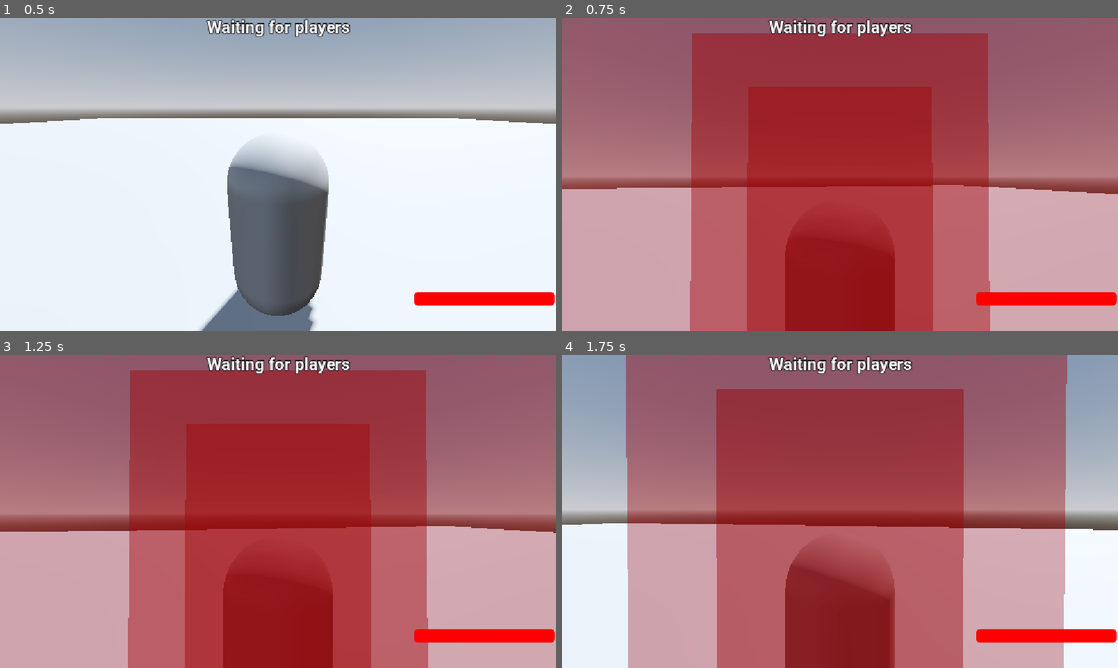
Above: before the commit, frames 1-4 (two rows, left to right).
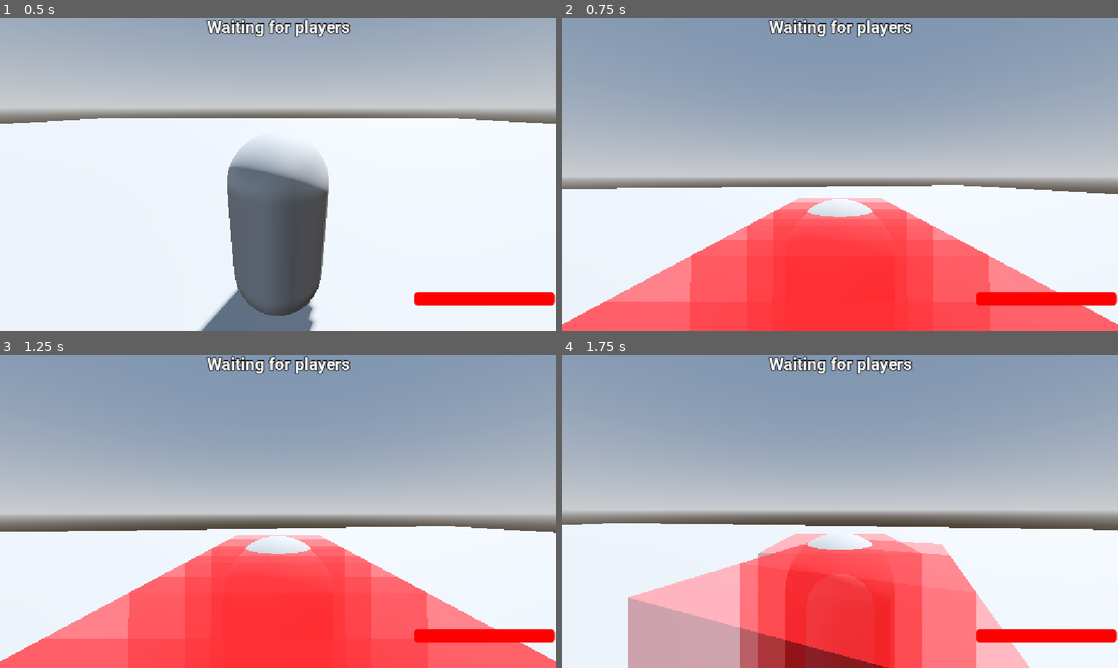
Above: after the commit, the same moments.

Repository: Virus01Official/forgotten_rewrite
Game: Godot game, scene res://main.tscn
The game is run twice, just before and just after one commit, with the same random seed, the same clock (stepped at 60 frames per second) and the same inputs.
Inputs (mouse positions are in pixels of both pictures, inside the frame that each line leads up to):
- Up to frame 1 (0.5 s): no input
- Up to frame 2 (0.75 s): move the mouse to (867, 174) at 0.52 s; hold Up (ui_up) from 0.53 s (still down); hold E (Ability2) from 0.53 s (still down)
- Up to frame 3 (1.25 s): keep holding Up (ui_up); keep holding E (Ability2)
- Up to frame 4 (1.75 s): keep holding Up (ui_up); tap Enter at 1.25 s; move the mouse to (812, 511) at 1.27 s; release E (Ability2) at 1.28 s; tap Q (Ability1) at 1.35 s; tap E (Ability2) at 1.55 s

Frame 1 is identical in both runs. In frame 2, 98% of the frame differs, in the area x 0-100%, y 0-100%; in frame 3, 98%; in frame 4, 73%.

Commit message:
added more abilities

Diff:
--- a/data/survivors/sword_man.json
+++ b/data/survivors/sword_man.json
@@ -13,7 +13,7 @@
 	  "id": "ability1",
 	  "name": "Sword",
 	  "icon": "res://assets/textures/abilityTemplate.png",
-	  "cooldown": 20,
+	  "cooldown": 0.0,
 	  "type": "sword",
 	  "description": "Swordman slashes his sword stunning the killer"
 	},
@@ -21,10 +21,10 @@
 	  "id": "ability2",
 	  "name": "Chicken",
 	  "icon": "res://assets/textures/abilityTemplate.png",
-	  "cooldown": 60.0,
-	  "type": "Chicken",
+	  "cooldown": 0.0,
+	  "type": "chicken",
 	  "heal": 50,
-      "uses": 2,
+	  "uses": 2,
 	  "description": "swordman eats his chicken, healing 50 HP"
 	}
   ]
--- a/main.tscn
+++ b/main.tscn
@@ -30,6 +30,7 @@
 
 [node name="CharacterBody3D" parent="." unique_id=1834531523 instance=ExtResource("5_lquwl")]
 transform = Transform3D(1, 0, 0, 0, 1, 0, 0, 0, 1, 4.2436476, 1.2592936, 3.7121303)
+isKiller = false
 
 [node name="CharacterBody3D2" parent="." unique_id=1792773064 instance=ExtResource("5_lquwl")]
 transform = Transform3D(1, 0, 0, 0, 1, 0, 0, 0, 1, 1.9373124, 1.2592936, 5.4456167)
--- a/scripts/ability_component.gd
+++ b/scripts/ability_component.gd
@@ -158,19 +158,25 @@
 		var ability_data = get_killer_ability("ability2", $"..".equipped_killer)
 		var dash_speed: float = ability_data.get("speed", 30.0)
 		var dash_damage: int = ability_data.get("damage", 40)
+		const MAX_DASH_TIME := 3.0
+		var elapsed := 0.0
 
 		_dash_active = true
 		$"..".current_speed = 0
 
 		var hit_flag: Array = []
 
-		while Input.is_action_pressed("Ability2"):
-			var _delta = get_physics_process_delta_time()
+		while Input.is_action_pressed("Ability2") and elapsed < MAX_DASH_TIME:
+			var delta = get_physics_process_delta_time()
+			elapsed += delta
 
 			var forward = -$"..".transform.basis.z
 			forward.y = 0
 			forward = forward.normalized()
 
+			var spawn_pos = $"..".global_position + -$"..".transform.basis.z * 1.0
+			spawn_pos.y -= 0.9
+
 			$"..".velocity.x = forward.x * dash_speed
 			$"..".velocity.z = forward.z * dash_speed
 			$"..".move_and_slide()
@@ -178,7 +184,7 @@
 			hit_flag.append($"..".global_position)
 			$"../..".add_hitbox(
 				$"..".hitboxes,
-				$"..".global_position,
+				spawn_pos,
 				hit_flag,
 				dash_damage,
 				"survivor",
@@ -201,6 +207,14 @@
 				$"..".hitboxes, spawn_pos, hit_flag, 25, "killer", Vector3(1.0,1.0,1.0), $".."
 			)
 			await get_tree().create_timer(0.05).timeout
+
+	elif ability == "chicken":
+		if $"..".health < $"..".maxhealth:
+			$"..".health = min($"..".health + 50, $"..".maxhealth)
+			print("used chicken")
+		else:
+			print("Full HP")
+		$"..".usingAbility = false
 
 	else:
 		print(ability)
--- a/scripts/player.gd
+++ b/scripts/player.gd
@@ -16,7 +16,7 @@
 @onready var Ability_Component = $Ability_Component
 
 var usingAbility = false
-var equipped_survivor = "chance"
+var equipped_survivor = "swordman"
 var equipped_killer = "envy"
 
 var stunned = false
@@ -38,6 +38,8 @@
 const STAMINA_DRAIN = 25.0
 const STAMINA_RECOVER = 15.0
 const STAMINA_RECOVER_EXHAUSTED = 5
+
+var ability_uses := {}
 
 var stamina: float = MAX_STAMINA
 var is_sprinting: bool = false
@@ -91,6 +93,11 @@
 			equipped_ability3 = Ability_Component.get_killer_ability("ability3", equipped_killer)
 		if Ability_Component.has_ability("ability4", equipped_killer):
 			equipped_ability4 = Ability_Component.get_killer_ability("ability4", equipped_killer)
+
+		ability_uses.clear()
+		for ab in [equipped_ability1, equipped_ability2, equipped_ability3, equipped_ability4]:
+			if ab.has("uses") and ab.has("name"):
+				ability_uses[ab.get("name")] = ab.get("uses")
 	else:
 		equipped_ability1 = Ability_Component.get_ability_survivor("ability1", equipped_survivor)
 		equipped_ability2 = Ability_Component.get_ability_survivor("ability2", equipped_survivor)
@@ -98,6 +105,10 @@
 			equipped_ability3 = Ability_Component.get_ability_survivor("ability3", equipped_survivor)
 		if Ability_Component.has_ability("ability4", equipped_survivor):
 			equipped_ability4 = Ability_Component.get_ability_survivor("ability4", equipped_survivor)
+		ability_uses.clear()
+		for ab in [equipped_ability1, equipped_ability2, equipped_ability3, equipped_ability4]:
+			if ab.has("uses") and ab.has("name"):
+				ability_uses[ab.get("name")] = ab.get("uses")
 
 func _physics_process(delta: float) -> void:
 	if not is_on_floor():
@@ -125,6 +136,13 @@
 		abilityTimer_timeout()
 
 	if Input.is_action_just_pressed("Ability2") and not usingAbility and not _is_on_cooldown(equipped_ability2.get("name", "Ability2")):
+		if not _has_uses(equipped_ability2):
+			return
+
+		if equipped_ability2.get("type", "") == "chicken" and health >= maxhealth:
+			return
+
+		_consume_use(equipped_ability2)
 		var ability_type = equipped_ability2.get("type", "")
 		var ability_name = equipped_ability2.get("name", "Ability2")
 		var cooldown_duration = equipped_ability2.get("cooldown", COOLDOWN_ABILITY2)
@@ -199,6 +217,19 @@
 		if collider.is_in_group(group):
 			interact_handlers[group].call(collider)
 			return
+
+func _has_uses(ability_data: Dictionary) -> bool:
+	if not ability_data.has("uses"):
+		return true
+	var namer = ability_data.get("name", "")
+	return ability_uses.get(namer, 0) > 0
+
+func _consume_use(ability_data: Dictionary) -> void:
+	if not ability_data.has("uses"):
+		return
+	var namer = ability_data.get("name", "")
+	if ability_uses.has(namer):
+		ability_uses[namer] = max(0, ability_uses[namer] - 1)
 
 func _input(event: InputEvent) -> void:
 	if not is_multiplayer_authority():
--- a/scripts/test_npc.gd
+++ b/scripts/test_npc.gd
@@ -4,11 +4,10 @@
 const SPEED = 5.0
 const JUMP_VELOCITY = 4.5
 
-var isKiller = true
+@export var isKiller = true
 var health = 100
 
 var stunned = false
-
 
 func _physics_process(delta: float) -> void:
 	# Add the gravity.
